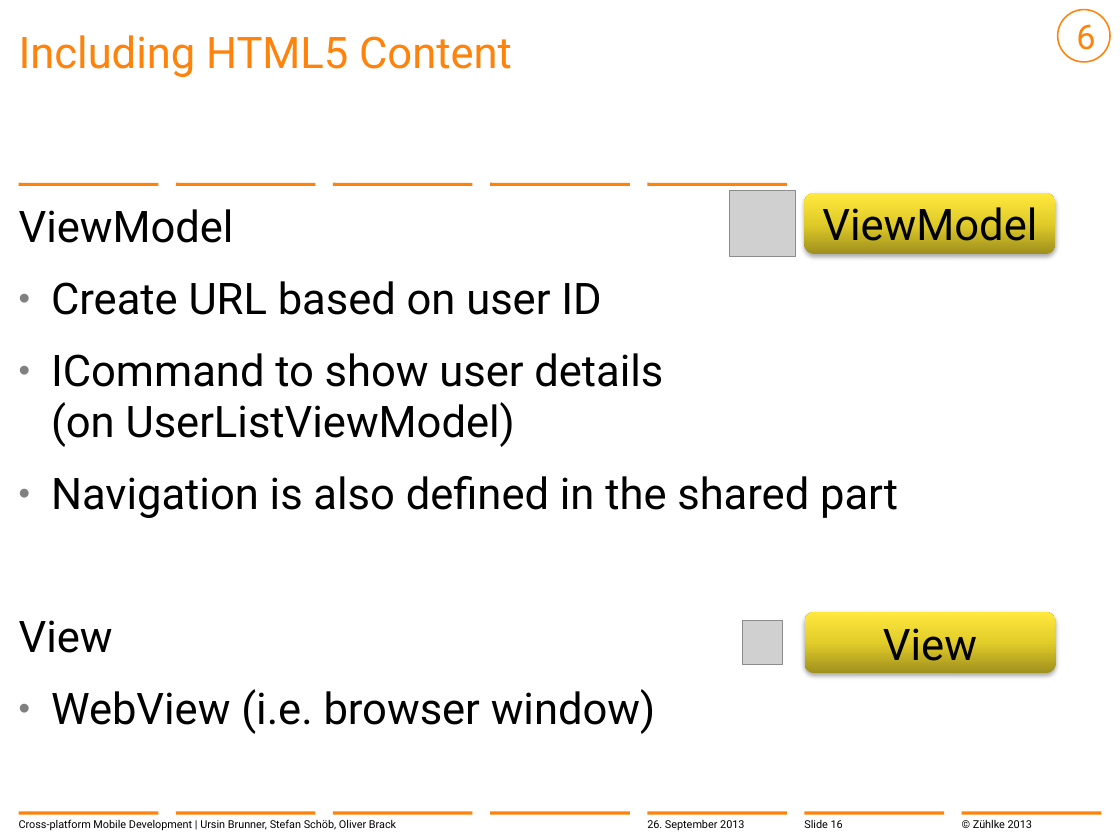
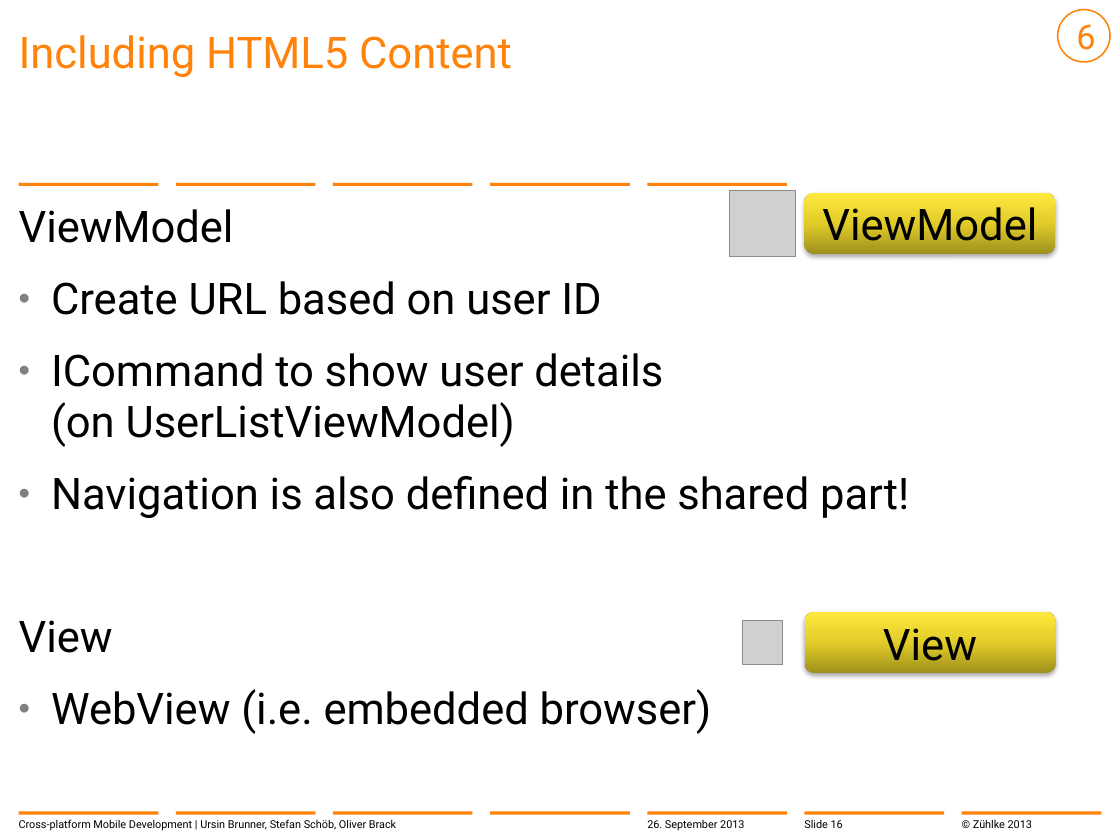
Before and after one commit to brunnurs/zxm, a slide deck: slide 16 of docs/13-09-26 Cross-platform mobile development with C#.pptx. Drawn at 1120x840 pixels with LibreOffice and Linux fonts; fonts in the diff are those of the drawing; grey boxes stand for pictures; background and template pictures are left out. Boxes give left, top, right and bottom in pixels: in the first picture for what was removed or moved away, otherwise in the second. Text is boxed around its words. In the diff, an @@ line names an element or a change of style, - is before the commit and + after.

```diff
--- a/docs/13-09-26 Cross-platform mobile development with C#.pptx
+++ b/docs/13-09-26 Cross-platform mobile development with C#.pptx
@@ text at <box>51,476,909,518</box>: text changed @@
-  • Navigation is also defined in the shared part
+  • Navigation is also defined in the shared part!
@@ text at <box>51,689,712,734</box>: text changed @@
-  • WebView (i.e. browser window)
+  • WebView (i.e. embedded browser)
```
Also in this commit, not shown: 5 other slides changed, 1 slide added.
